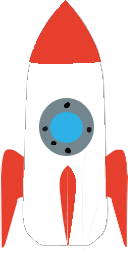
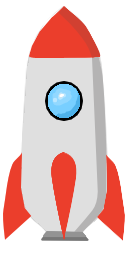
Layered file, before and after one edit (128 × 256). Changes by layer:
removed layer "Paint Layer 1" over 0, 56, 128, 184
painted on "root Merged" (1st of 4) over 0, 0, 128, 250
painted on "root Merged" (2nd of 4) over 0, 69, 128, 250
painted on "root Merged" (3rd of 4) over 0, 0, 128, 250
painted on "root Merged" (4th of 4) over 0, 0, 128, 250
